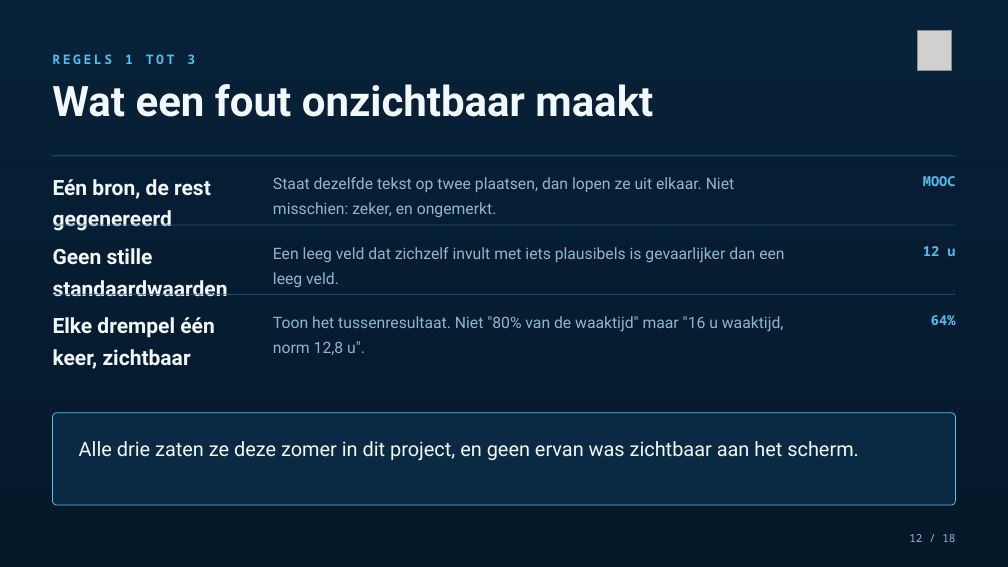
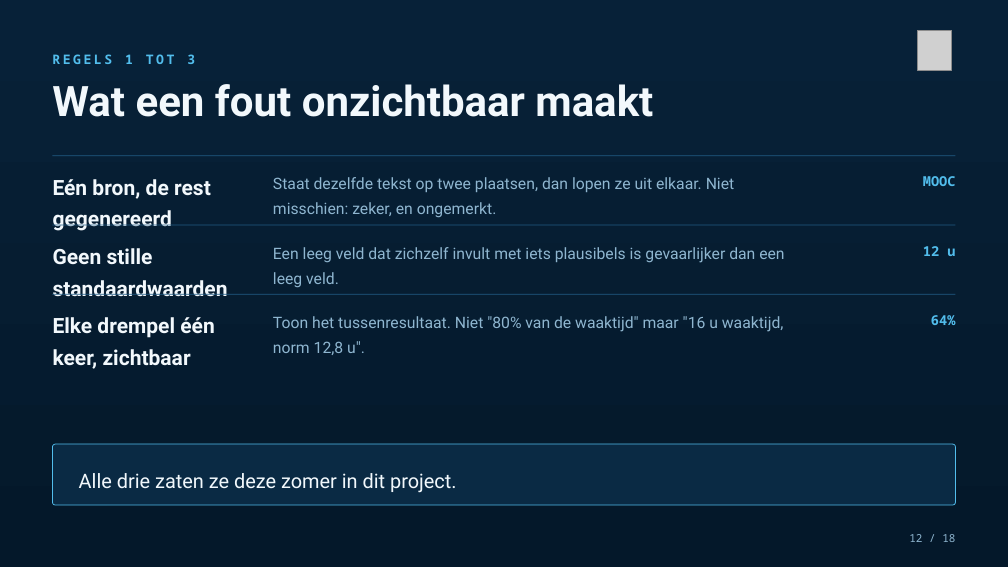
Before and after one commit to Dellfs/paradise-project, a slide deck: slide 12 of PARADISE_presentatie/PARADISE_planning_sep-nov.pptx. Drawn at 1008x567 pixels with LibreOffice and Linux fonts; fonts in the diff are those of the drawing; grey boxes stand for pictures. Boxes give left, top, right and bottom in pixels: in the first picture for what was removed or moved away, otherwise in the second. Text is boxed around its words. In the diff, an @@ line names an element or a change of style, - is before the commit and + after.

```diff
--- a/PARADISE_presentatie/PARADISE_planning_sep-nov.pptx
+++ b/PARADISE_presentatie/PARADISE_planning_sep-nov.pptx
@@ rounded rectangle: place and size @@
-rounded rectangle at box(52, 413, 955, 505)
+rounded rectangle at box(52, 444, 955, 505)
@@ text at box(79, 473, 457, 493): text changed @@
-Alle drie zaten ze deze zomer in dit project, en geen ervan was zichtbaar aan het scherm.
+Alle drie zaten ze deze zomer in dit project.
```
Also in this commit, not shown: 8 other slides changed, 1 other file.
